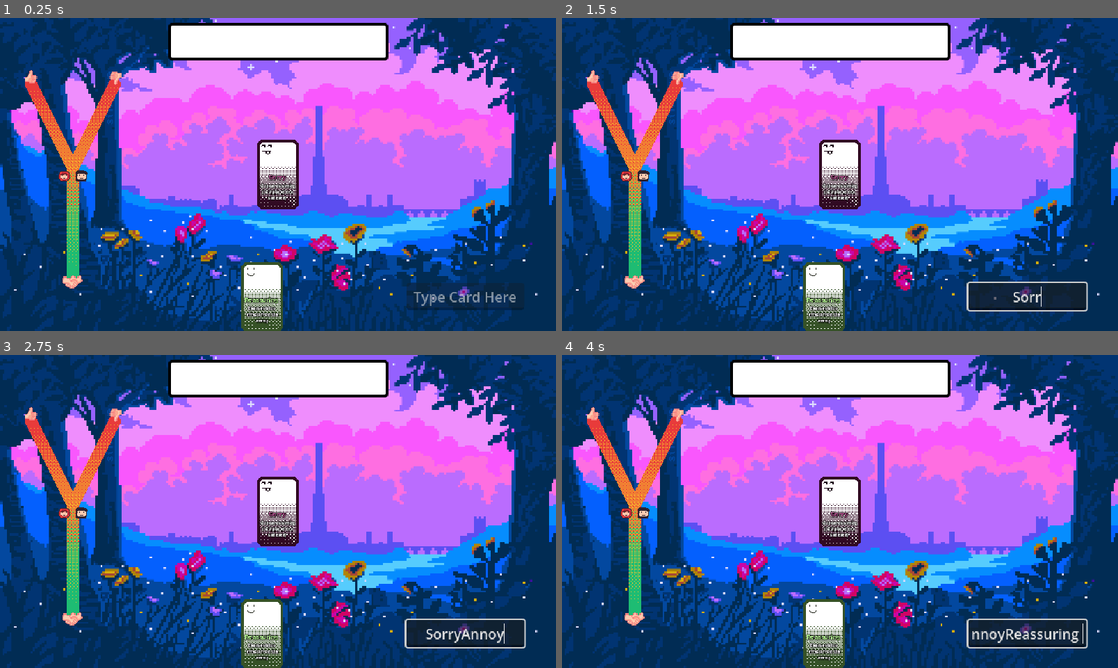
Above: before the commit, frames 1-4 (two rows, left to right).
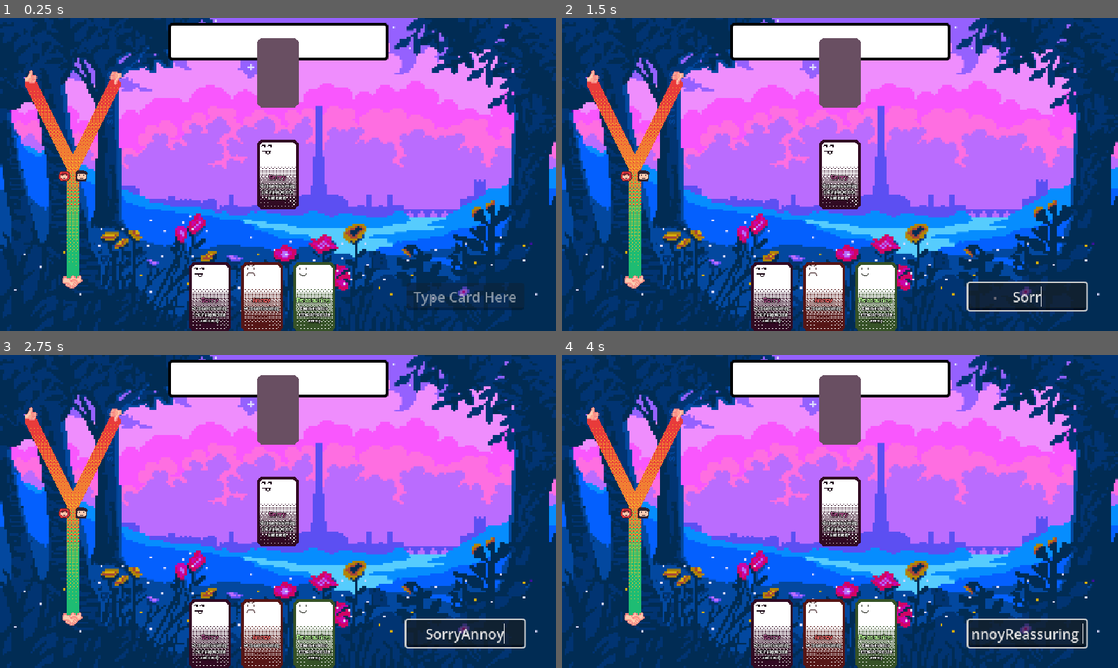
Above: after the commit, the same moments.

Repository: hundredplans/behind-my-eyes-minigame
Game: Godot game, scene res://scenes/screens/play_screen/play_screen.tscn
Same seed, same stepped clock (60 frames per second), same inputs: the game is played once before the commit and once after it. This scene is started directly instead of the project's main scene.
Inputs (mouse positions are in pixels of both pictures, inside the frame that each line leads up to):
- Up to frame 1 (0.25 s): no input
- Up to frame 2 (1.5 s): tap Enter (Enter) at 0.5, 0.6 s; move the mouse to (962, 158) at 0.52 s; click (1029, 296) at 1.27 s; type "Sorry" at 1.35 s
- Up to frame 3 (2.75 s): type "Annoy" at 2 s
- Up to frame 4 (4 s): type "Reassuring" at 2.75 s; tap Space at 3.5 s; move the mouse to (728, 527) at 3.52 s; click (728, 527) at 3.6 s

The runs differ from the first frame. In frame 1, 5.8% of the frame differs, in the area x 34-61%, y 6-100%; in frame 2, 5.8%; in frame 3, 5.8%; in frame 4, 5.8%.

Commit message:
new

Diff:
--- a/project/resources/infos/cards/rain.tres
+++ b/project/resources/infos/cards/rain.tres
@@ -1,6 +1,6 @@
 [gd_resource type="Resource" script_class="CardInfo" format=3 uid="uid://cammrcyhrfgw"]
 
-[ext_resource type="Script" uid="uid://bp44hoo3vt0qm" path="res://scripts/entity_objects/cards/pain.gd" id="1_r5213"]
+[ext_resource type="Script" uid="uid://xc0kaijsmdiq" path="res://scripts/entity_objects/cards/rain.gd" id="1_r5213"]
 [ext_resource type="Script" uid="uid://c8h0psix8t0o5" path="res://scripts/infos/cards/card_info.gd" id="1_rqd6k"]
 
 [resource]
@@ -8,7 +8,7 @@
 type = 3
 rarity = 2
 gdscript = ExtResource("1_r5213")
-name = "Pain"
+name = "Rain"
 id = 4
 description = "Become Grumpy"
 metadata/_custom_type_script = "uid://c8h0psix8t0o5"
--- /dev/null
+++ b/project/resources/ui/label_settings/jersey/jersey_36.tres
@@ -0,0 +1,9 @@
+[gd_resource type="LabelSettings" format=3 uid="uid://bnbx83cqlooa0"]
+
+[ext_resource type="FontFile" uid="uid://lj2hkch44j84" path="res://assets/fonts/jersey_10.ttf" id="1_thsfg"]
+
+[resource]
+font = ExtResource("1_thsfg")
+font_size = 32
+outline_size = 8
+outline_color = Color(0, 0, 0, 1)
--- a/project/scenes/main/main.gd
+++ b/project/scenes/main/main.gd
@@ -2,12 +2,18 @@
 
 @export var MainMenuPacked: PackedScene
 @export var PlayScreenPacked: PackedScene
+@export var LossScreenPacked: PackedScene
+@export var WinScreenPacked: PackedScene
+@export var CollabScreenPacked: PackedScene
 
 var active_screen: Screen
 func getScreenPacked(type: Screen.Type) -> PackedScene:
 	match type:
 		Screen.Type.MAIN_MENU: return MainMenuPacked
 		Screen.Type.PLAY: return PlayScreenPacked
+		Screen.Type.LOSS: return LossScreenPacked
+		Screen.Type.WIN: return WinScreenPacked
+		Screen.Type.COLLAB: return CollabScreenPacked
 	return null
 
 func _ready() -> void:
--- a/project/scenes/main/main.tscn
+++ b/project/scenes/main/main.tscn
@@ -3,8 +3,14 @@
 [ext_resource type="Script" uid="uid://dw7p2gijx26uk" path="res://scenes/main/main.gd" id="1_hyk8p"]
 [ext_resource type="PackedScene" uid="uid://bac1cqlkmcjsl" path="res://scenes/screens/main_menu/main_menu.tscn" id="2_iuonh"]
 [ext_resource type="PackedScene" uid="uid://b5lbeif85mfb7" path="res://scenes/screens/play_screen/play_screen.tscn" id="3_k2fmo"]
+[ext_resource type="PackedScene" uid="uid://fe6x111qlh08" path="res://scenes/screens/loss_screen/loss_screen.tscn" id="4_ow5a4"]
+[ext_resource type="PackedScene" uid="uid://b0oeqgy6yx1vb" path="res://scenes/screens/win_screen/win_screen.tscn" id="5_hujxm"]
+[ext_resource type="PackedScene" uid="uid://d4iuck8v0b4yp" path="res://scenes/screens/collab_screen/collab_screen.tscn" id="6_yyfjg"]
 
 [node name="Main" type="Node" unique_id=964971304]
 script = ExtResource("1_hyk8p")
 MainMenuPacked = ExtResource("2_iuonh")
 PlayScreenPacked = ExtResource("3_k2fmo")
+LossScreenPacked = ExtResource("4_ow5a4")
+WinScreenPacked = ExtResource("5_hujxm")
+CollabScreenPacked = ExtResource("6_yyfjg")
--- a/project/scenes/resource_objects/cards/card_ui/card_ui.gd
+++ b/project/scenes/resource_objects/cards/card_ui/card_ui.gd
@@ -18,7 +18,7 @@
 var card: Card
 func setCard(_card: Card) -> void:
 	card = _card
-	var card_type_color := Data.getColorFromCardType(card.getCardType())
+	var card_type_color: Color = Data.getColorFromCardType(card.getCardType())
 	CardSprite.set_instance_shader_parameter("custom_color", card_type_color)
 	IconSprite.texture = Data.getCardTypeIcon(card.getCardType())
 	IconSprite.modulate = card_type_color
--- /dev/null
+++ b/project/scenes/screens/collab_screen/collab_screen.gd
@@ -0,0 +1,4 @@
+extends Screen
+
+func onMainMenuPressed() -> void:
+	load_screen.emit(Screen.Type.MAIN_MENU)
--- /dev/null
+++ b/project/scenes/screens/collab_screen/collab_screen.tscn
@@ -0,0 +1,56 @@
+[gd_scene format=3 uid="uid://d4iuck8v0b4yp"]
+
+[ext_resource type="Script" uid="uid://gmlv3adwyft1" path="res://scenes/screens/collab_screen/collab_screen.gd" id="1_2mou1"]
+[ext_resource type="LabelSettings" uid="uid://c2qypebn5bxdy" path="res://resources/ui/label_settings/spicyrice/spicyrice_96.tres" id="2_8bv3x"]
+[ext_resource type="LabelSettings" uid="uid://bnbx83cqlooa0" path="res://resources/ui/label_settings/jersey/jersey_36.tres" id="3_yya0u"]
+[ext_resource type="Script" uid="uid://c6p0g5g5icfd5" path="res://scripts/common/ui/default_button.gd" id="4_abc48"]
+
+[node name="CollabScreen" type="Control" unique_id=1713264168]
+layout_mode = 3
+anchors_preset = 15
+anchor_right = 1.0
+anchor_bottom = 1.0
+grow_horizontal = 2
+grow_vertical = 2
+mouse_filter = 2
+script = ExtResource("1_2mou1")
+metadata/_custom_type_script = "uid://5qy6jkgf2qhn"
+
+[node name="Label" type="Label" parent="." unique_id=271655918]
+layout_mode = 1
+anchors_preset = 8
+anchor_left = 0.5
+anchor_top = 0.5
+anchor_right = 0.5
+anchor_bottom = 0.5
+offset_left = -183.0
+offset_top = -67.0
+offset_right = 183.0
+offset_bottom = 67.0
+grow_horizontal = 2
+grow_vertical = 2
+text = "You worked
+together!!!"
+label_settings = ExtResource("2_8bv3x")
+
+[node name="Label2" type="Label" parent="." unique_id=1636123584]
+layout_mode = 1
+anchors_preset = 3
+anchor_left = 1.0
+anchor_top = 1.0
+anchor_right = 1.0
+anchor_bottom = 1.0
+offset_left = -124.0
+offset_top = -42.0
+offset_right = -9.0
+offset_bottom = -7.0
+grow_horizontal = 0
+grow_vertical = 0
+text = "Main Menu"
+label_settings = ExtResource("3_yya0u")
+
+[node name="MainMenuButton" type="Node" parent="Label2" unique_id=820908260]
+script = ExtResource("4_abc48")
+metadata/_custom_type_script = "uid://c6p0g5g5icfd5"
+
+[connection signal="pressed" from="Label2/MainMenuButton" to="." method="onMainMenuPressed"]
--- /dev/null
+++ b/project/scenes/screens/loss_screen/loss_screen.gd
@@ -0,0 +1,4 @@
+extends Screen
+
+func onMainMenuPressed() -> void:
+	load_screen.emit(Screen.Type.MAIN_MENU)
--- /dev/null
+++ b/project/scenes/screens/loss_screen/loss_screen.tscn
@@ -0,0 +1,55 @@
+[gd_scene format=3 uid="uid://fe6x111qlh08"]
+
+[ext_resource type="Script" uid="uid://cw5e78pdrwau5" path="res://scenes/screens/loss_screen/loss_screen.gd" id="1_l0kv4"]
+[ext_resource type="LabelSettings" uid="uid://c2qypebn5bxdy" path="res://resources/ui/label_settings/spicyrice/spicyrice_96.tres" id="2_sun44"]
+[ext_resource type="LabelSettings" uid="uid://bnbx83cqlooa0" path="res://resources/ui/label_settings/jersey/jersey_36.tres" id="3_dqdtm"]
+[ext_resource type="Script" uid="uid://c6p0g5g5icfd5" path="res://scripts/common/ui/default_button.gd" id="4_f7pcp"]
+
+[node name="LossScreen" type="Control" unique_id=1713264168]
+layout_mode = 3
+anchors_preset = 15
+anchor_right = 1.0
+anchor_bottom = 1.0
+grow_horizontal = 2
+grow_vertical = 2
+mouse_filter = 2
+script = ExtResource("1_l0kv4")
+metadata/_custom_type_script = "uid://5qy6jkgf2qhn"
+
+[node name="Label" type="Label" parent="." unique_id=271655918]
+layout_mode = 1
+anchors_preset = 8
+anchor_left = 0.5
+anchor_top = 0.5
+anchor_right = 0.5
+anchor_bottom = 0.5
+offset_left = -183.0
+offset_top = -67.0
+offset_right = 183.0
+offset_bottom = 67.0
+grow_horizontal = 2
+grow_vertical = 2
+text = "You Lost!"
+label_settings = ExtResource("2_sun44")
+
+[node name="Label2" type="Label" parent="." unique_id=1636123584]
+layout_mode = 1
+anchors_preset = 3
+anchor_left = 1.0
+anchor_top = 1.0
+anchor_right = 1.0
+anchor_bottom = 1.0
+offset_left = -124.0
+offset_top = -42.0
+offset_right = -9.0
+offset_bottom = -7.0
+grow_horizontal = 0
+grow_vertical = 0
+text = "Main Menu"
+label_settings = ExtResource("3_dqdtm")
+
+[node name="MainMenuButton" type="Node" parent="Label2" unique_id=820908260]
+script = ExtResource("4_f7pcp")
+metadata/_custom_type_script = "uid://c6p0g5g5icfd5"
+
+[connection signal="pressed" from="Label2/MainMenuButton" to="." method="onMainMenuPressed"]
--- /dev/null
+++ b/project/scenes/screens/play_screen/enemy_hand_cards_manager/enemy_hand_card_sprite.tscn
@@ -0,0 +1,10 @@
+[gd_scene format=3 uid="uid://cr4kk87j20r2p"]
+
+[ext_resource type="Texture2D" uid="uid://cdltyr8lir7bh" path="res://assets/sprites/play/combat_atlas/combat_atlas.png" id="1_vepxk"]
+
+[sub_resource type="AtlasTexture" id="AtlasTexture_d7m12"]
+atlas = ExtResource("1_vepxk")
+region = Rect2(336, 304, 48, 80)
+
+[node name="EnemyHandCardSprite" type="Sprite2D" unique_id=499159935]
+texture = SubResource("AtlasTexture_d7m12")
--- /dev/null
+++ b/project/scenes/screens/play_screen/enemy_hand_cards_manager/enemy_hand_cards_manager.gd
@@ -0,0 +1,16 @@
+extends Node2D
+
+@onready var CardSprites: Node2D = %CardSprites
+@export var EnemyHandCardSprite: PackedScene
+func onUpdateAmount() -> void:
+	var amount: int = Board.getCharacter(false).getHandCards().size()
+	var child_amount: int = CardSprites.get_child_count()
+	if amount == child_amount: return
+
+	if amount > child_amount:
+		for __: int in amount - child_amount:
+			var enemy_hand_card_sprite: Sprite2D = EnemyHandCardSprite.instantiate()
+			CardSprites.add_child(enemy_hand_card_sprite)
+	elif amount < child_amount:
+		for i: int in child_amount - amount:
+			CardSprites.get_child(child_amount - i - 1).queue_free()
--- /dev/null
+++ b/project/scenes/screens/play_screen/enemy_hand_cards_manager/enemy_hand_cards_manager.tscn
@@ -0,0 +1,11 @@
+[gd_scene format=3 uid="uid://cc8a8o6s38wxr"]
+
+[ext_resource type="Script" uid="uid://cpsvicy5pkyd8" path="res://scenes/screens/play_screen/enemy_hand_cards_manager/enemy_hand_cards_manager.gd" id="1_efc6g"]
+[ext_resource type="PackedScene" uid="uid://cr4kk87j20r2p" path="res://scenes/screens/play_screen/enemy_hand_cards_manager/enemy_hand_card_sprite.tscn" id="2_ru0wj"]
+
+[node name="EnemyHandCardsManager" type="Node2D" unique_id=477362272]
+script = ExtResource("1_efc6g")
+EnemyHandCardSprite = ExtResource("2_ru0wj")
+
+[node name="CardSprites" type="Node2D" parent="." unique_id=1767971245]
+unique_name_in_owner = true
--- a/project/scenes/screens/play_screen/hand_cards_manager/hand_cards_manager.gd
+++ b/project/scenes/screens/play_screen/hand_cards_manager/hand_cards_manager.gd
@@ -1,7 +1,20 @@
 extends Node2D
 
-func onAddCardUI(card_ui: CardUI) -> void:
+@export var offset: float = 60.0
+func onHandCardCreated(card_ui: CardUI) -> void:
 	add_child(card_ui)
+	onSortCardUis()
+
+func onHandCardRemoved() -> void:
+	onSortCardUis()
+
+func onSortCardUis() -> void:
+	var children: Array = getCardUis().filter(func(x: CardUI): return !x.is_queued_for_deletion())
+	var amount: int = children.size()
+	var step: float = (2 * offset) / (amount - 1)
+	for i: int in amount:
+		var card_ui: CardUI = children[i]
+		card_ui.position.x = -offset + (i * step)
 
 func getCardUis() -> Array:
 	return get_children()
--- a/project/scenes/screens/play_screen/play_screen.gd
+++ b/project/scenes/screens/play_screen/play_screen.gd
@@ -1,5 +1,6 @@
 extends Screen
 
+@onready var EnemyHandCardsManager: Node2D = %EnemyHandCardsManager
 @onready var PlayCardLineEdit: LineEdit = %PlayCardLineEdit
 @onready var AIManager: Node = %AIManager
 @onready var CardSpot: Control = %CardSpot
@@ -25,6 +26,10 @@
 			onStartTurn()
 		elif action is TriggerCardEffectsAction:
 			onTriggerCardEffects()
+		elif action is CreateHandCardAction and !action.getCard().isPlayers():
+			onCreateEnemyHandCard()
+		elif action is EndGameAction:
+			onEndGame(action)
 
 func onStartGame() -> void:
 	var actions: Array = [DrawCardAction.new(Data.MIN_HAND_SIZE, true)]
@@ -47,13 +52,16 @@
 	var card: Card = action.getCard()
 	if !card.isPlayers(): return
 	var card_ui: CardUI = CardUIPacked.instantiate()
-	HandCardsManager.onAddCardUI(card_ui)
+	HandCardsManager.onHandCardCreated(card_ui)
 	card_ui.setCard(card)
 
 func onPlayCard(action: PlayCardAction) -> void:
 	var card_ui: CardUI = CardUIPacked.instantiate()
 	CardSpot.add_child(card_ui)
 	card_ui.setCard(action.getCard())
+
+	if !action.getCard().isPlayers(): EnemyHandCardsManager.onUpdateAmount()
+	else: HandCardsManager.onHandCardRemoved()
 
 func _ready() -> void:
 	Actions.process_action.connect(onProcessAction)
@@ -97,3 +105,12 @@
 
 func onTriggerCardEffects() -> void:
 	for card_ui: CardUI in CardSpot.get_children(): card_ui.queue_free()
+
+func onCreateEnemyHandCard() -> void:
+	EnemyHandCardsManager.onUpdateAmount()
+
+func onEndGame(action: EndGameAction) -> void:
+	match action.getType():
+		EndGameAction.Type.LOSS: load_screen.emit(Screen.Type.LOSS)
+		EndGameAction.Type.WIN: load_screen.emit(Screen.Type.WIN)
+		EndGameAction.Type.COLLAB: load_screen.emit(Screen.Type.COLLAB)
--- a/project/scenes/screens/play_screen/play_screen.tscn
+++ b/project/scenes/screens/play_screen/play_screen.tscn
@@ -11,6 +11,7 @@
 [ext_resource type="Script" uid="uid://clnpatejya6yc" path="res://scenes/screens/play_screen/play_card_line_edit/play_card_line_edit.gd" id="8_hisnf"]
 [ext_resource type="PackedScene" uid="uid://difi5yni64h62" path="res://scenes/screens/play_screen/ai_manager/ai_manager.tscn" id="9_i1kik"]
 [ext_resource type="PackedScene" uid="uid://kfahob34j16j" path="res://scenes/screens/play_screen/hand_cards_manager/hand_cards_manager.tscn" id="11_tunfc"]
+[ext_resource type="PackedScene" uid="uid://cc8a8o6s38wxr" path="res://scenes/screens/play_screen/enemy_hand_cards_manager/enemy_hand_cards_manager.tscn" id="12_xqjcl"]
 
 [node name="PlayScreen" type="Control" unique_id=746952712]
 layout_mode = 3
@@ -98,5 +99,9 @@
 z_index = 1
 position = Vector2(302, 321)
 
+[node name="EnemyHandCardsManager" parent="." unique_id=477362272 instance=ExtResource("12_xqjcl")]
+unique_name_in_owner = true
+position = Vector2(320, 63)
+
 [connection signal="text_submitted" from="PlayCardLineEdit" to="." method="onPlayCardLineEditTextSubmitted"]
 [connection signal="text_submitted" from="PlayCardLineEdit" to="PlayCardLineEdit" method="onTextSubmitted"]
--- /dev/null
+++ b/project/scenes/screens/win_screen/win_screen.gd
@@ -0,0 +1,4 @@
+extends Screen
+
+func onMainMenuPressed() -> void:
+	load_screen.emit(Screen.Type.MAIN_MENU)
--- /dev/null
+++ b/project/scenes/screens/win_screen/win_screen.tscn
@@ -0,0 +1,55 @@
+[gd_scene format=3 uid="uid://b0oeqgy6yx1vb"]
+
+[ext_resource type="Script" uid="uid://c7supf65lw187" path="res://scenes/screens/win_screen/win_screen.gd" id="1_6cc0q"]
+[ext_resource type="LabelSettings" uid="uid://c2qypebn5bxdy" path="res://resources/ui/label_settings/spicyrice/spicyrice_96.tres" id="2_mysxg"]
+[ext_resource type="LabelSettings" uid="uid://bnbx83cqlooa0" path="res://resources/ui/label_settings/jersey/jersey_36.tres" id="3_a21u7"]
+[ext_resource type="Script" uid="uid://c6p0g5g5icfd5" path="res://scripts/common/ui/default_button.gd" id="4_qyn61"]
+
+[node name="WinScreen" type="Control" unique_id=1713264168]
+layout_mode = 3
+anchors_preset = 15
+anchor_right = 1.0
+anchor_bottom = 1.0
+grow_horizontal = 2
+grow_vertical = 2
+mouse_filter = 2
+script = ExtResource("1_6cc0q")
+metadata/_custom_type_script = "uid://5qy6jkgf2qhn"
+
+[node name="Label" type="Label" parent="." unique_id=271655918]
+layout_mode = 1
+anchors_preset = 8
+anchor_left = 0.5
+anchor_top = 0.5
+anchor_right = 0.5
+anchor_bottom = 0.5
+offset_left = -183.0
+offset_top = -67.0
+offset_right = 183.0
+offset_bottom = 67.0
+grow_horizontal = 2
+grow_vertical = 2
+text = "You Won!!"
+label_settings = ExtResource("2_mysxg")
+
+[node name="Label2" type="Label" parent="." unique_id=1636123584]
+layout_mode = 1
+anchors_preset = 3
+anchor_left = 1.0
+anchor_top = 1.0
+anchor_right = 1.0
+anchor_bottom = 1.0
+offset_left = -124.0
+offset_top = -42.0
+offset_right = -9.0
+offset_bottom = -7.0
+grow_horizontal = 0
+grow_vertical = 0
+text = "Main Menu"
+label_settings = ExtResource("3_a21u7")
+
+[node name="MainMenuButton" type="Node" parent="Label2" unique_id=820908260]
+script = ExtResource("4_qyn61")
+metadata/_custom_type_script = "uid://c6p0g5g5icfd5"
+
+[connection signal="pressed" from="Label2/MainMenuButton" to="." method="onMainMenuPressed"]
--- /dev/null
+++ b/project/scripts/actions/end_game_action.gd
@@ -0,0 +1,21 @@
+class_name EndGameAction extends Action
+
+enum Type {NULL, LOSS, WIN, COLLAB}
+var type: Type
+func _init(_type: Type) -> void:
+	type = _type
+
+func onPreAction() -> void: pass
+func onPostAction() -> void:
+	pass
+
+func getType() -> Type: return type
+static func getTypeString(_type: Type) -> String:
+	match _type:
+		Type.LOSS: return "Loss"
+		Type.WIN: return "Win"
+		Type.COLLAB: return "Collab"
+	return ""
+
+func getLogInfo() -> Array:
+	return ["Type: %s" % getTypeString(type)]
--- a/project/scripts/actions/update_points_action.gd
+++ b/project/scripts/actions/update_points_action.gd
@@ -1,20 +1,26 @@
 class_name UpdatePointsAction extends Action
 
-var point_type: Data.PointType
 var players: bool
 var delta: int
-func _init(_point_type: Data.PointType, _players: bool, _delta: int) -> void:
-	point_type = _point_type
+func _init(_players: bool, _delta: int) -> void:
 	players = _players
 	delta = _delta
 
 func onPreAction() -> void: pass
 func onPostAction() -> void:
-	Board.getCharacter(players).onUpdatePoints(point_type, delta)
+	var main_char: Character = Board.getCharacter(players)
+	var other_char: Character = Board.getCharacter(!players)
+	main_char.onUpdatePoints(delta)
+	var end_game_type := EndGameAction.Type.NULL
+	if main_char.isWin():
+		if players: end_game_type = EndGameAction.Type.WIN
+		else: end_game_type = EndGameAction.Type.LOSS
+	elif main_char.isCollab() and other_char.isCollab():
+		end_game_type = EndGameAction.Type.COLLAB
+	onPush([EndGameAction.new(end_game_type)])
 
 func getLogInfo() -> Array:
-	return ["Point Type: %s" % Data.getPointTypeString(point_type), "Players: %s" % players, "Delta: %s" % delta]
+	return ["Players: %s" % players, "Delta: %s" % delta]
 
-func getPointType() -> Data.PointType: return point_type
 func isPlayers() -> bool: return players
 func getDelta() -> int: return delta
--- a/project/scripts/common/character.gd
+++ b/project/scripts/common/character.gd
@@ -10,16 +10,25 @@
 	deck_cards.assign(_deck_cards)
 	deck_cards.shuffle()
 	players = _players
-	onUpdatePoints(float(Data.POINTS_TO_WIN + Data.POINTS_TO_COLLABORATE) / 2.0)
+	@warning_ignore("integer_division")
+	onUpdatePoints((Data.POINTS_TO_WIN + Data.POINTS_TO_COLLABORATE) / 2)
 	onConnectToActions()
 
 func onProcessAction(action: Action) -> void:
 	if action.isPost():
 		if action is CreateHandCardAction and action.getCard().isPlayers() == players:
 			onCreateHandCard(action)
+		elif action is PlayCardAction and action.getCard().isPlayers() == players:
+			onPlayCard(action)
+
+func isWin() -> bool: return points == Data.POINTS_TO_COLLABORATE + Data.POINTS_TO_WIN
+func isCollab() -> bool: return points == 0
 
 func onCreateHandCard(action: CreateHandCardAction) -> void:
 	hand_cards.append(action.getCard())
+
+func onPlayCard(action: PlayCardAction) -> void:
+	hand_cards.erase(action.getCard())
 
 func onUpdatePoints(delta: int) -> void:
 	points += delta
--- a/project/scripts/common/ui/screen.gd
+++ b/project/scripts/common/ui/screen.gd
@@ -2,4 +2,4 @@
 
 @warning_ignore("unused_signal")
 signal load_screen
-enum Type {NULL, MAIN_MENU, PLAY}
+enum Type {NULL, MAIN_MENU, PLAY, LOSS, WIN, COLLAB}
--- a/project/scripts/entity_objects/cards/annoy.gd
+++ b/project/scripts/entity_objects/cards/annoy.gd
@@ -1 +1,4 @@
 extends Card
+
+func onTrigger(enemy_card: Card) -> void:
+	super(enemy_card)
--- a/project/scripts/entity_objects/cards/card.gd
+++ b/project/scripts/entity_objects/cards/card.gd
@@ -12,12 +12,11 @@
 func onTrigger(enemy_card: Card) -> void:
 	var point_type: Data.PointType = GameLogic.getMatchType(getCardType(), enemy_card.getCardType())
 	var delta: int = Data.DEFAULT_POINT_MOVE
+	var _is_players: bool = isPlayers()
 	match point_type:
 		Data.PointType.NONE: return
 		Data.PointType.LOSE:
 			delta *= Data.LOSS_POINT_MOVE_MULT
-			Board.getOtherCharacter(players).onUpdatePoints(delta)
-		Data.PointType.WIN:
-			Board.getCharacter(players).onUpdatePoints(delta)
-		Data.PointType.COLLAB:
-			Board.getCharacter(players).onUpdatePoints(-delta)
+			_is_players = !_is_players
+	var actions: Array = [UpdatePointsAction.new(_is_players, delta)]
+	onPush(actions)
--- a/project/scripts/infos/resource_info.gd
+++ b/project/scripts/infos/resource_info.gd
@@ -15,7 +15,7 @@
 func onSave() -> void:
 	ResourceSaver.save(self, getPath())
 
-func getPath() -> String: return "%s%s.tres" % [getDefaultPath(), name.to_lower().replace(" ", "_").replace("\"", "")]
+func getPath() -> String: return resource_path
 
 static func getDefaultPath() -> String:
 	push_error("Lacking implementation")
Not shown, added: project/scenes/screens/collab_screen/collab_screen.gd.uid
Not shown, added: project/scenes/screens/loss_screen/loss_screen.gd.uid
Not shown, added: project/scenes/screens/play_screen/enemy_hand_cards_manager/enemy_hand_cards_manager.gd.uid
Not shown, added: project/scenes/screens/win_screen/win_screen.gd.uid
Not shown, added: project/scripts/actions/end_game_action.gd.uid
